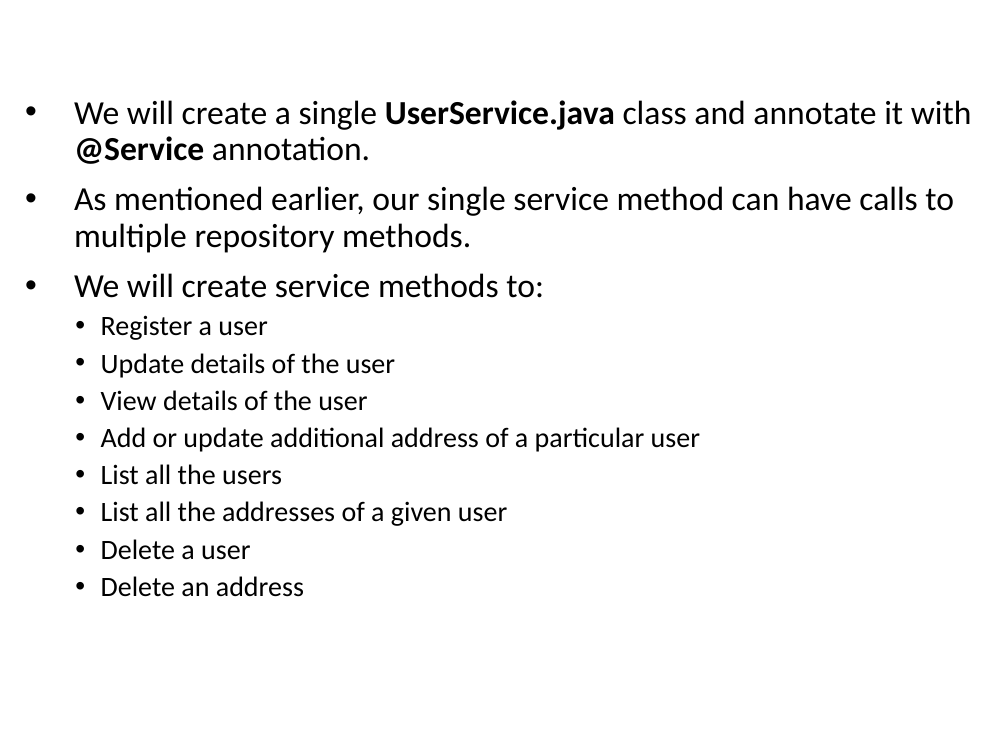
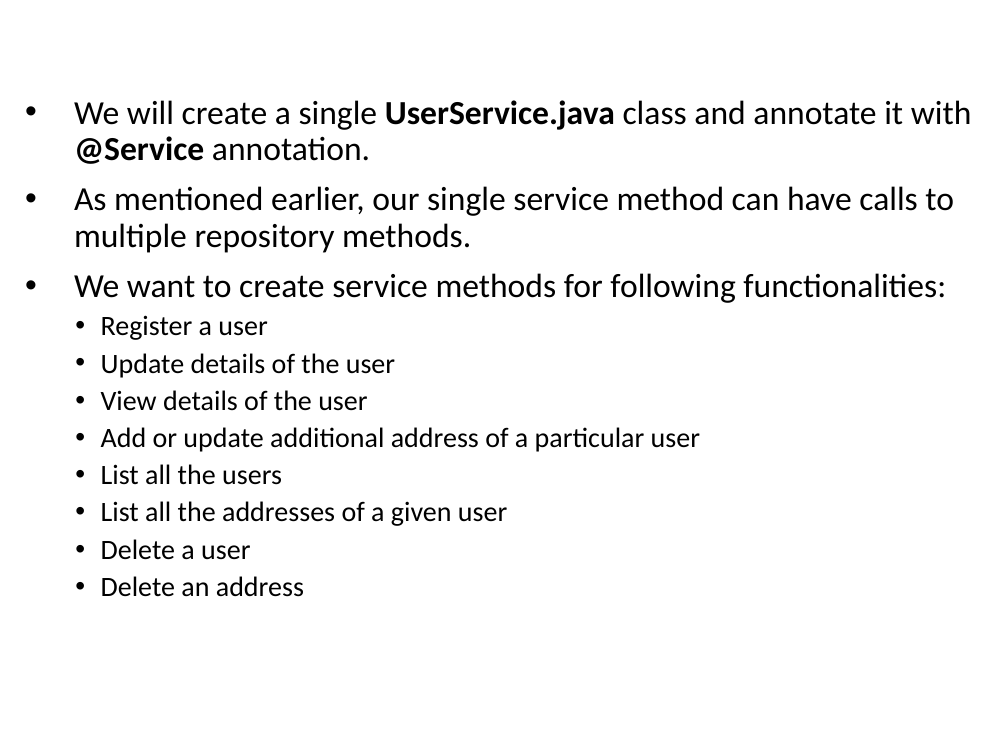
Before and after one commit to vishalrangras/spring-boot-sample, a slide deck: slide 69 of Developing with Spring Boot.pptx (slide 67 before the commit). Drawn at 1008x756 pixels with LibreOffice and Linux fonts; fonts in the diff are those of the drawing; background and template pictures are left out. Boxes give left, top, right and bottom in pixels: in the first picture for what was removed or moved away, otherwise in the second. Text is boxed around its words. In the diff, an @@ line names an element or a change of style, - is before the commit and + after.

```diff
--- a/Developing with Spring Boot.pptx
+++ b/Developing with Spring Boot.pptx
@@ text at (74, 273, 946, 303): text changed @@
-• We will create service methods to:
+• We want to create service methods for following functionalities:
```
Also in this commit, not shown: 15 other slides changed, 8 slides added.
